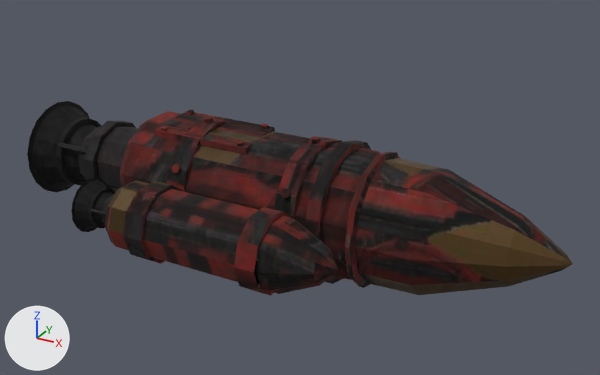
Before and after pictures for a commit that changed the glTF model godot/fx/munitions/corsair_rockets.glb.
Both versions are drawn from a camera (50 mm lens) standing at (1.53, -2.58, 1.35) and looking at (0.13, -0.04, 0.08). Arrows for +X, +Y and +Z are at lower left; the lights stay in place. The first picture is the older version. Where no turn or scale is listed for an object, it has been applied to the vertices. Vertices at exactly the same position are counted once.

The scene before the commit, as lines of its bpy script (objects in view):
```python
ob_corsair_rockets_body_brass = bpy.data.objects.new('corsair_rockets_body_brass', me_corsair_rockets_body_brass)
ob_corsair_rockets_body_brass.location = (0.0, 0.0, 0.0)
ob_corsair_rockets_body_iron = bpy.data.objects.new('corsair_rockets_body_iron', me_corsair_rockets_body_iron)
ob_corsair_rockets_body_iron.location = (0.0, 0.0, 0.0)
ob_corsair_rockets_body_rust = bpy.data.objects.new('corsair_rockets_body_rust', me_corsair_rockets_body_rust)
ob_corsair_rockets_body_rust.location = (0.0, 0.0, 0.0)
ob_corsair_rockets_body_soot = bpy.data.objects.new('corsair_rockets_body_soot', me_corsair_rockets_body_soot)
ob_corsair_rockets_body_soot.location = (0.0, 0.0, 0.0)
ob_corsair_rockets_body_steel = bpy.data.objects.new('corsair_rockets_body_steel', me_corsair_rockets_body_steel)
ob_corsair_rockets_body_steel.location = (0.0, 0.0, 0.0)
ob_corsair_rockets_boost_steel = bpy.data.objects.new('corsair_rockets_boost_steel', me_corsair_rockets_boost_steel)
ob_corsair_rockets_boost_steel.location = (0.0, 0.0, 0.0)
# also in view: 'corsair_rockets_drive_steel' at (-0.97, 0.0, 0.0); 'corsair_rockets_drive_soot' at (-0.72, 0.0, 0.0); 'corsair_rockets_drive_iron' at (-0.81, 0.0, 0.0)
```
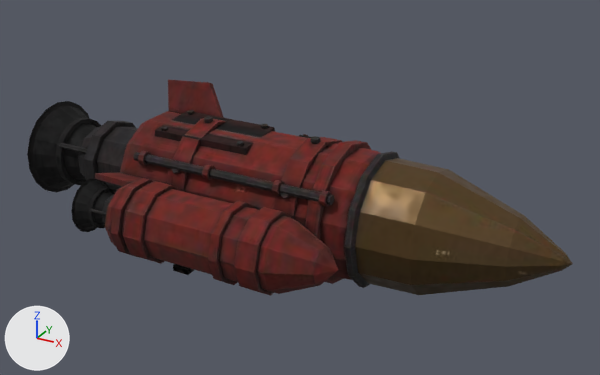
Boxes [x1, y1, x2, y2] around the edits, measured in the pictures (600 x 375 px):
'corsair_rockets_body_iron', reshaped (17% taller): before [123, 111, 371, 296]; after [111, 80, 371, 296]
'corsair_rockets_body_rust', reshaped (8% taller): before [105, 181, 338, 294]; after [95, 172, 338, 294]
'corsair_rockets_body_steel', reshaped (14% wider): before [161, 110, 400, 288]; after [127, 110, 400, 288]
'corsair_rockets_body_dark', added: after [173, 264, 190, 272]
part 1 of me_corsair_rockets_body_brass, surface changed (lighter): [355, 158, 568, 285] in both
part 2 of me_corsair_rockets_body_iron, added: after [138, 151, 151, 165]
part 3 of me_corsair_rockets_body_iron, added: after [202, 165, 215, 180]
part 4 of me_corsair_rockets_body_iron, added: after [272, 180, 284, 196]
part 5 of me_corsair_rockets_body_iron, added: after [319, 190, 332, 206]
part 6 of me_corsair_rockets_body_iron, added (red): after [208, 201, 257, 285]
part 7 of me_corsair_rockets_body_iron, added (red): after [111, 178, 153, 258]
part 8 of me_corsair_rockets_body_iron, added: after [173, 266, 194, 275]
part 9 of me_corsair_rockets_body_iron, added (red): after [168, 80, 224, 118]
part 10 of me_corsair_rockets_body_iron, surface changed: [123, 111, 371, 296] in both
part 11 of me_corsair_rockets_body_rust, added (brown): after [95, 172, 166, 186]
part 12 of me_corsair_rockets_body_rust, surface changed: [105, 181, 338, 293] in both
part 13 of me_corsair_rockets_body_soot, surface changed: [120, 111, 380, 278] in both
part 14 of me_corsair_rockets_body_steel, added: after [133, 152, 334, 205]
part 15 of me_corsair_rockets_body_steel, surface changed: [161, 110, 400, 287] in both

Edits to the bpy script that builds the scene:
```text
Change me_corsair_rockets_body_brass:
    where me_corsair_rockets_body_brass.from_pydata(...)  # 60 vertices, 96 faces; spans x 0.42..1.15, y -0.24..0.24, z -0.24..0.24
    me_corsair_rockets_body_brass part 1: texture (UV) coordinates of 96 of 96 faces, centred in x 0.5..1.14, y -0.227..0.227, z -0.227..0.227, changed; they spanned u 0.0..0.76, v 0.0..0.75 and now span u 0.22..0.72, v 0.11..0.72
Change me_corsair_rockets_body_iron:
    remove me_corsair_rockets_body_iron.from_pydata(...)  # 248 vertices, 484 faces; spans x -0.48..0.325, y -0.518..0.275, z -0.275..0.275
    add me_corsair_rockets_body_iron.from_pydata(...)  # 488 vertices, 928 faces; spans x -0.622..0.346, y -0.519..0.275, z -0.275..0.359
    me_corsair_rockets_body_iron part 2: a new loose piece, an 8-sided cylinder along x spanning x -0.469..-0.445, y -0.252..-0.196, z 0.123..0.179, in mat_corsair_rockets_hull_mat
    me_corsair_rockets_body_iron part 3: a new loose piece, an 8-sided cylinder along x spanning x -0.168..-0.144, y -0.252..-0.196, z 0.123..0.179, in mat_corsair_rockets_hull_mat
    me_corsair_rockets_body_iron part 4: a new loose piece, an 8-sided cylinder along x spanning x 0.133..0.157, y -0.252..-0.196, z 0.123..0.179, in mat_corsair_rockets_hull_mat
    me_corsair_rockets_body_iron part 5: a new loose piece, an 8-sided cylinder along x spanning x 0.322..0.346, y -0.252..-0.196, z 0.123..0.179, in mat_corsair_rockets_hull_mat
    me_corsair_rockets_body_iron part 6: a new loose piece of 40 vertices spanning x 0.032..0.068, y -0.519..-0.214, z -0.175..0.115, in mat_corsair_rockets_hull_mat
    me_corsair_rockets_body_iron part 7: a new loose piece of 40 vertices spanning x -0.398..-0.363, y -0.519..-0.214, z -0.175..0.115, in mat_corsair_rockets_hull_mat
    me_corsair_rockets_body_iron part 8: a new loose piece of 24 vertices spanning x -0.193..-0.127, y -0.427..-0.307, z -0.18..-0.159, in mat_corsair_rockets_hull_mat
    me_corsair_rockets_body_iron part 9: 8 vertices added at x -0.622..-0.3, y 0.098..0.19, z 0.207..0.359
    me_corsair_rockets_body_iron part 10: 482 kept faces spanning x -0.48..0.325, y -0.518..0.275, z -0.275..0.275 get new texture (UV) coordinates
    other edits to the shape of me_corsair_rockets_body_iron do not show in these pictures
Change me_corsair_rockets_body_rust:
    remove me_corsair_rockets_body_rust.from_pydata(...)  # 50 vertices, 80 faces; spans x -0.45..0.46, y -0.504..-0.229, z -0.161..0.101
    add me_corsair_rockets_body_rust.from_pydata(...)  # 74 vertices, 120 faces; spans x -0.622..0.46, y -0.504..-0.228, z -0.161..0.101
    me_corsair_rockets_body_rust part 11
    8 vertices are added at x -0.622..-0.3, y -0.35..-0.228, z 0.046..0.096
    12 new faces join them
    me_corsair_rockets_body_rust part 12: 80 kept faces spanning x -0.45..0.46, y -0.504..-0.229, z -0.161..0.101 get new texture (UV) coordinates
    other edits to the shape of me_corsair_rockets_body_rust do not show in these pictures
Change me_corsair_rockets_body_soot:
    where me_corsair_rockets_body_soot.from_pydata(...)  # 48 vertices, 72 faces; spans x -0.6..0.44, y -0.241..0.241, z -0.241..0.241
    me_corsair_rockets_body_soot part 13: texture (UV) coordinates of 72 of 72 faces, centred in x -0.587..0.427, y -0.241..0.241, z -0.241..0.241, changed; they spanned u 0.09..0.51, v 0.0..0.55 and now span u 0.0..0.39, v 0.0..0.51
Change me_corsair_rockets_body_steel:
    remove me_corsair_rockets_body_steel.from_pydata(...)  # 188 vertices, 336 faces; spans x -0.456..0.46, y -0.259..0.259, z -0.259..0.278
    add me_corsair_rockets_body_steel.from_pydata(...)  # 434 vertices, 724 faces; spans x -0.622..0.46, y -0.409..0.259, z -0.268..0.278
    me_corsair_rockets_body_steel part 14: a new loose piece, an 8-sided cylinder along x spanning x -0.5..0.36, y -0.242..-0.206, z 0.133..0.169, in mat_corsair_rockets_hull_mat
    me_corsair_rockets_body_steel part 15: 336 kept faces spanning x -0.456..0.46, y -0.259..0.259, z -0.259..0.278 get new texture (UV) coordinates
    other edits to the shape of me_corsair_rockets_body_steel do not show in these pictures
Add ob_corsair_rockets_body_dark:
    ob_corsair_rockets_body_dark = bpy.data.objects.new('corsair_rockets_body_dark', me_corsair_rockets_body_dark)  # a box spanning x -0.193..-0.127, y -0.4269..-0.3069, z -0.1678..-0.1557
    ob_corsair_rockets_body_dark.location = (0.0, 0.0, 0.0)
```
